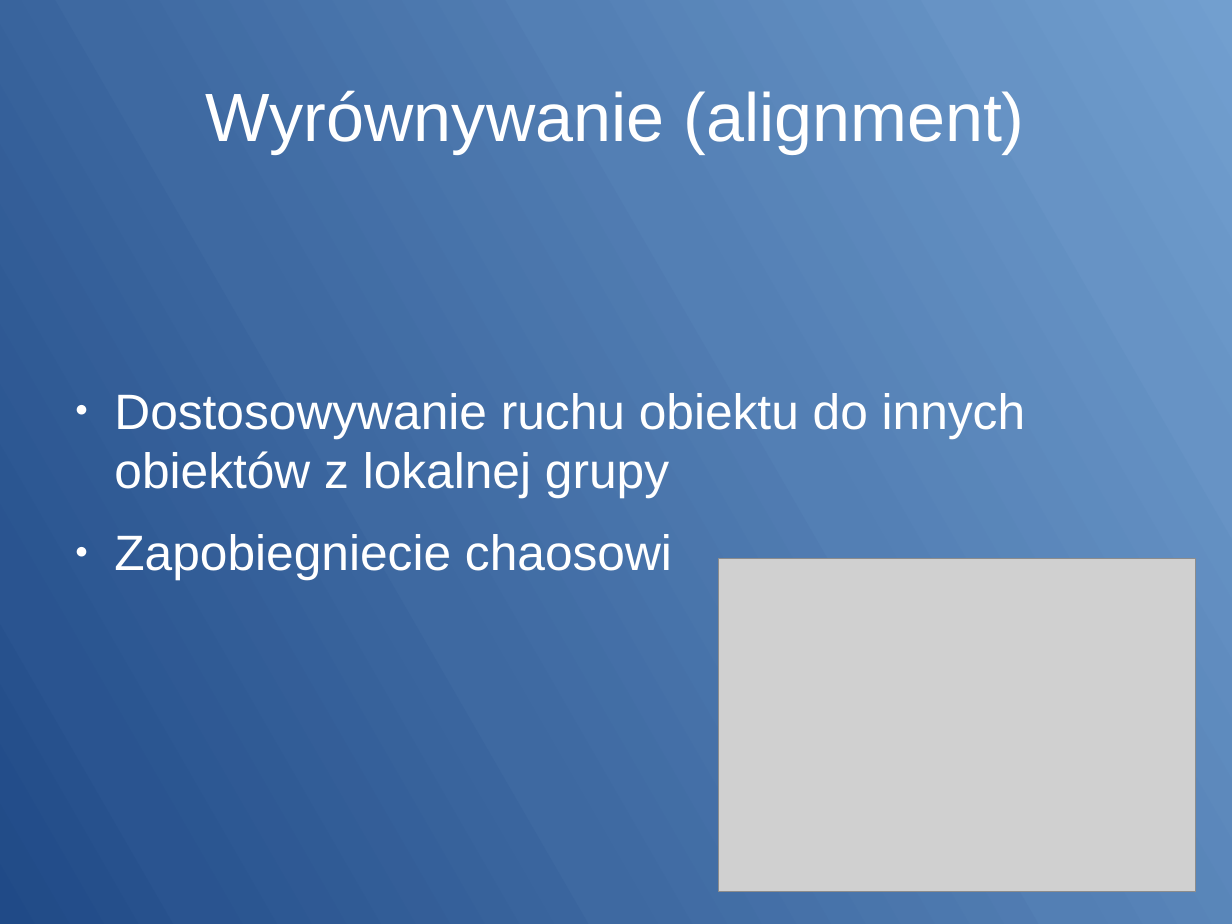
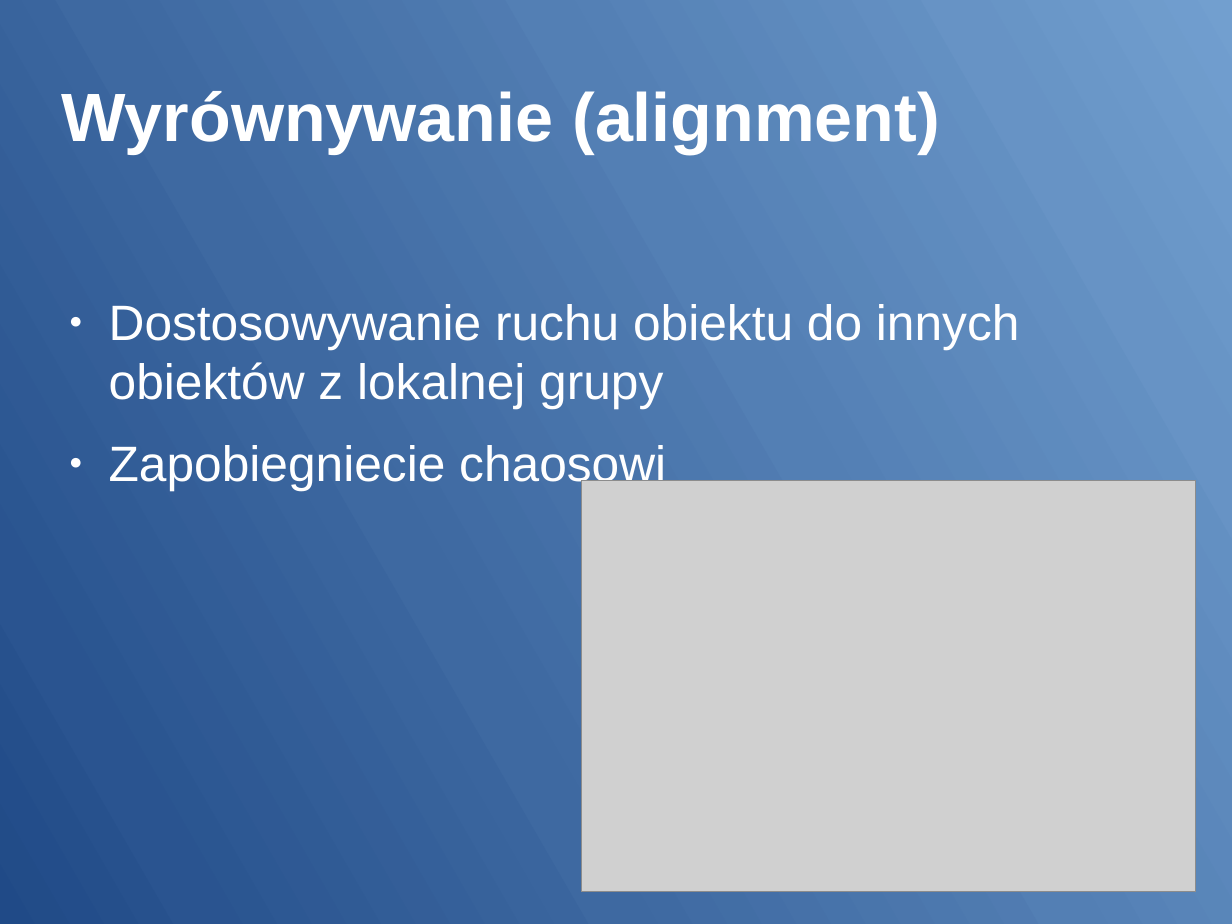
Before and after one commit to janwojcik5/HerdSimulation, a slide deck: slide 8 of Prezentacja.odp (slide 7 before the commit). Drawn at 1232x924 pixels with LibreOffice and Linux fonts; fonts in the diff are those of the drawing; grey boxes stand for pictures. Boxes give left, top, right and bottom in pixels: in the first picture for what was removed or moved away, otherwise in the second. Text is boxed around its words. In the diff, an @@ line names an element or a change of style, - is before the commit and + after.

```diff
--- a/Prezentacja.odp
+++ b/Prezentacja.odp
@@ title "Wyrównywanie (alignment)" at (x1=62, y1=91, x2=940, y2=153): bold on; alignment centre to left @@
@@ text "Dostosowywanie ruchu obiektu do innych ..." moved from (x1=114, y1=393, x2=1026, y2=579) to (x1=109, y1=304, x2=1020, y2=491) @@
@@ picture resized from (x1=719, y1=559, x2=1196, y2=892) to (x1=581, y1=481, x2=1196, y2=892) @@
```
Also in this commit, not shown: 8 other slides changed, 3 slides added, 1 slide removed, 3 other files.
